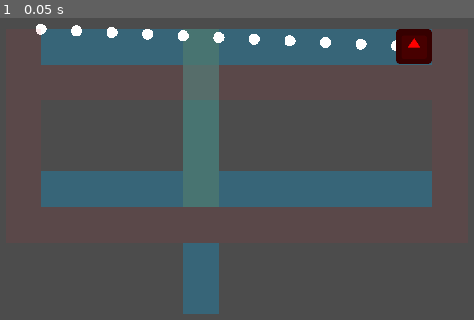
Above: before the commit, frame 1.
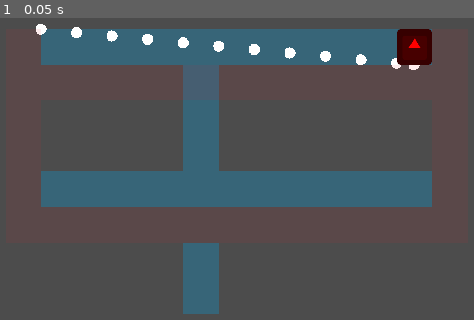
Above: after the commit, the same moment.

Repository: schnuet/ld-game-2020-4
Game: Godot game, scene res://objects/TestRoom.tscn
Same seed, same stepped clock (60 frames per second), same inputs: the game is played once before the commit and once after it. This scene is started directly instead of the project's main scene. The engine's default icon, where the game draws it, is replaced by a stand-in: a white triangle on a blue panel in a dark square.
Inputs:
- Up to frame 1 (0.05 s): no input

The runs differ from the first frame. In frame 1, 1.1% of the frame differs, in the area x 14-92%, y 2-18%.

Commit message:
Add ladder movement

Diff:
--- a/objects/Ladder.gd
+++ b/objects/Ladder.gd
@@ -1,5 +1,6 @@
-extends Area2D
+extends CollisionShape2D
 
+export(int) var relative_ladder_top
 
 # Declare member variables here. Examples:
 # var a = 2
@@ -14,3 +15,19 @@
 # Called every frame. 'delta' is the elapsed time since the previous frame.
 #func _process(delta):
 #	pass
+
+
+
+
+func _on_Area2D_body_entered(body):
+	if body.is_in_group("Minion"):
+		var bottom_position = Vector2(position.x, position.y + shape.extents.y)
+		var top_position = Vector2(position.x, position.y - relative_ladder_top)
+		print(bottom_position)
+		print(top_position)
+		body.enter_ladder(top_position, bottom_position)
+
+
+func _on_Area2D_body_exited(body):
+	if body.is_in_group("Minion"):
+		body.exit_ladder()
--- a/objects/MinionController.gd
+++ b/objects/MinionController.gd
@@ -10,8 +10,22 @@
 var nav2D : Navigation2D
 
 var is_at_ladder = false
+var ladder_top
+var ladder_bottom
+
+var current_ladder_movement = 0
 
 var target_pos
+
+enum State {
+	AtLadder,
+	OnLadder,
+	OnGround
+}
+
+
+
+var current_state = State.OnGround
 
 func move_to_pos(pos):
 	target_pos = pos
@@ -45,24 +59,58 @@
 
 	var vec_to_target_pos = path[1] - position
 
-	var should_use_ladder = _should_use_lader(vec_to_target_pos)
+	var ladder_usage_direction = _ladder_usage_direction(vec_to_target_pos)
+	if current_state == State.AtLadder:
 
-	if should_use_ladder == 0:
+		if ladder_usage_direction == 0:
 
-		var x_dir = 0
+			_move_horizontal(vec_to_target_pos)
 
-		if vec_to_target_pos.x > 0:
-			x_dir = 1
-		elif vec_to_target_pos.x < 0:
-			x_dir = -1
+		else:
+			current_state = State.OnLadder
+			current_ladder_movement = ladder_usage_direction
 
-		velocity.x = x_dir * walk_speed
-		velocity.y += GRAVITY * delta
+	elif current_state == State.OnLadder:
+		if current_ladder_movement == 1:
+			if position.is_equal_approx(ladder_bottom):
+				current_state = State.OnGround
 
-		velocity = move_and_slide(velocity)
+			elif is_equal_approx(position.x, ladder_bottom.x) == false:
+				var x_pos = move_toward(position.x, ladder_bottom.x, walk_speed * delta)
+				var next_pos = Vector2(x_pos, position.y)
+				next_pos.y +=  walk_speed * delta
+				position = next_pos
+			else:
+				position = position.move_toward(ladder_bottom, walk_speed * delta)
 
-	#elif should_use_ladder == 1:
+		else:
+			if position.is_equal_approx(ladder_top):
+				current_state = State.OnGround
 
+			elif is_equal_approx(position.x, ladder_top.x) == false:
+				var x_pos = move_toward(position.x, ladder_top.x, walk_speed * delta)
+				var next_pos = Vector2(x_pos, position.y)
+				next_pos.y -=  walk_speed * delta
+				position = next_pos
+			else:
+				position = position.move_toward(ladder_top, walk_speed * delta)
+
+	elif current_state == State.OnGround:
+
+		_move_horizontal(vec_to_target_pos)
+
+
+func _move_horizontal(delta_target):
+	var x_dir = 0
+
+	if delta_target.x > 0:
+		x_dir = 1
+	elif delta_target.x < 0:
+		x_dir = -1
+
+	velocity.x = x_dir * walk_speed
+
+	velocity = move_and_slide(velocity)
 
 func is_at_target():
 	var extents = $CollisionShape2D.shape.extents
@@ -73,7 +121,7 @@
 	return false
 
 # returns 0 for "should not use", 1 for "should go down", -1 for "should go up"
-func _should_use_lader(to_target):
+func _ladder_usage_direction(to_target):
 	if abs(to_target.y) > abs(to_target.x):
 		if to_target.y > 0:
 			return 1
@@ -81,21 +129,13 @@
 			return -1
 	return 0
 
+func enter_ladder(top_pos, bottom_pos):
+	ladder_top = top_pos
+	ladder_bottom = bottom_pos
 
-func _on_Area2D_body_entered(body):
-	if target_pos == null:
-		return
-	var path = nav2D.get_simple_path(position, target_pos)
-	if path.empty():
-		return
-
-	var vec_to_target_pos = path[1] - position
-	if abs(vec_to_target_pos.y) > abs(vec_to_target_pos.x):
-		print("Use Ladder")
-
-	is_at_ladder = true
-	print("At Ladder")
+	if current_state != State.OnLadder:
+		current_state = State.AtLadder
 
 
-func _on_Area2D_body_exited(body):
-	print("Exit Ladder")
+func exit_ladder():
+	current_state = State.OnGround
--- a/objects/TestRoom.tscn
+++ b/objects/TestRoom.tscn
@@ -121,6 +121,9 @@
 } ]
 2/z_index = 0
 
+[sub_resource type="RectangleShape2D" id=9]
+extents = Vector2( 32.301, 160 )
+
 [sub_resource type="ConvexPolygonShape2D" id=7]
 points = PoolVector2Array( 0, 0, 64, 0, 64, 64, 0, 64 )
 
@@ -163,30 +166,32 @@
 tile_data = PoolIntArray( 262148, 0, 0, 262149, 0, 0, 262150, 0, 0, 262151, 0, 0, 262152, 0, 0, 262153, 0, 0, 262154, 0 …(285 unchanged characters)…
 
 [node name="Area2D" type="Area2D" parent="Navigation2D/Navigation"]
+
+[node name="CollisionShape2D" type="CollisionShape2D" parent="Navigation2D/Navigation/Area2D"]
+position = Vector2( 544, 416 )
+shape = SubResource( 9 )
 script = ExtResource( 6 )
-
-[node name="Ladders" type="TileMap" parent="Navigation2D/Navigation/Area2D"]
-z_index = -1
-tile_set = SubResource( 4 )
-collision_use_parent = true
-format = 1
-tile_data = PoolIntArray( 262152, 2, 0, 327688, 2, 0, 393224, 2, 0, 458760, 2, 0, 524296, 2, 0 )
+relative_ladder_top = 96
 
 [node name="Collisions" type="TileMap" parent="Navigation2D"]
 tile_set = SubResource( 8 )
 format = 1
 tile_data = PoolIntArray( 262147, 0, 0, 262159, 0, 0, 327683, 0, 0, 327684, 0, 0, 327685, 0, 0, 327686, 0, 0, 327687, 0 …(383 unchanged characters)…
 
-[node name="Minion" type="KinematicBody2D" parent="."]
-position = Vector2( 927.21, 287.398 )
+[node name="Minion" type="KinematicBody2D" parent="." groups=[
+"Minion",
+]]
+position = Vector2( 927.21, 320 )
 script = ExtResource( 3 )
 walk_speed = 500
 
 [node name="Sprite" type="Sprite" parent="Minion"]
 modulate = Color( 1, 0, 0, 1 )
+position = Vector2( 0.789978, -32 )
 texture = ExtResource( 1 )
 
 [node name="CollisionShape2D" type="CollisionShape2D" parent="Minion"]
+position = Vector2( 0.789978, -32 )
 shape = SubResource( 5 )
-[connection signal="body_entered" from="Navigation2D/Navigation/Area2D" to="Minion" method="_on_Area2D_body_entered"]
-[connection signal="body_exited" from="Navigation2D/Navigation/Area2D" to="Minion" method="_on_Area2D_body_exited"]
+[connection signal="body_entered" from="Navigation2D/Navigation/Area2D" to="Navigation2D/Navigation/Area2D/CollisionShape2D" method="_on_Area2D_body_entered"]
+[connection signal="body_exited" from="Navigation2D/Navigation/Area2D" to="Navigation2D/Navigation/Area2D/CollisionShape2D" method="_on_Area2D_body_exited"]
Not shown: 1 places in objects/TestRoom.tscn that only renumber resources
